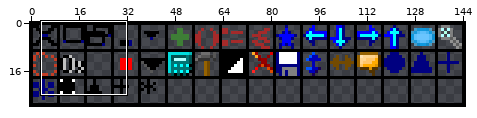
A sprite sheet gets an edit: Delivery/studio/bitmaps/png/icon_matrix_8.png. Above: a wide view before the commit, with the close-up outlined.
Close-up. Earlier state:
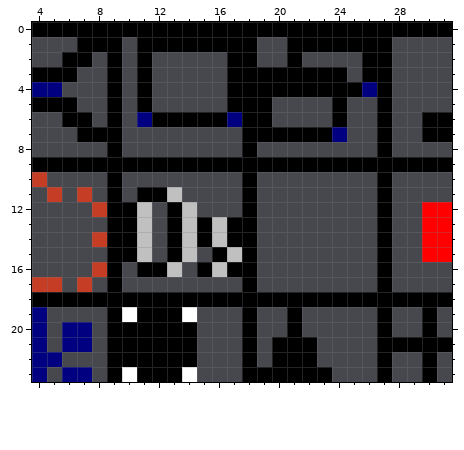
The file is 145x28 pixels. Colours within 5 levels of each other are drawn and written as one. Shown: x 4..31, y 0..23.
After:
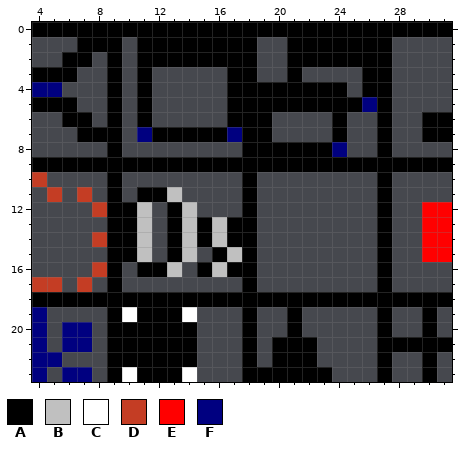
Palette (. is transparent): A #000000  B #c0c0c0  C #ffffff  D #c43d24  E #ff0000  F #000080
Change:
Colour A now appears in row 2 at x 12 to 16 and 22 to 25; in row 5 at x 20 to 23 and 25; in row 7 at x 12 to 16; in row 8 at x 19 to 23.
The author changed colour F to colour A in row 4 at x 26; in row 6 at x 11 and 17; in row 7 at x 24.
Colour F now appears in row 5 at x 26; in row 7 at x 11 and 17; in row 8 at x 24.
Colour A is gone in row 3 at x 19 to 20 and 22 to 24; in row 4 at x 25; in row 6 at x 12 to 16; in row 7 at x 20 to 23.
